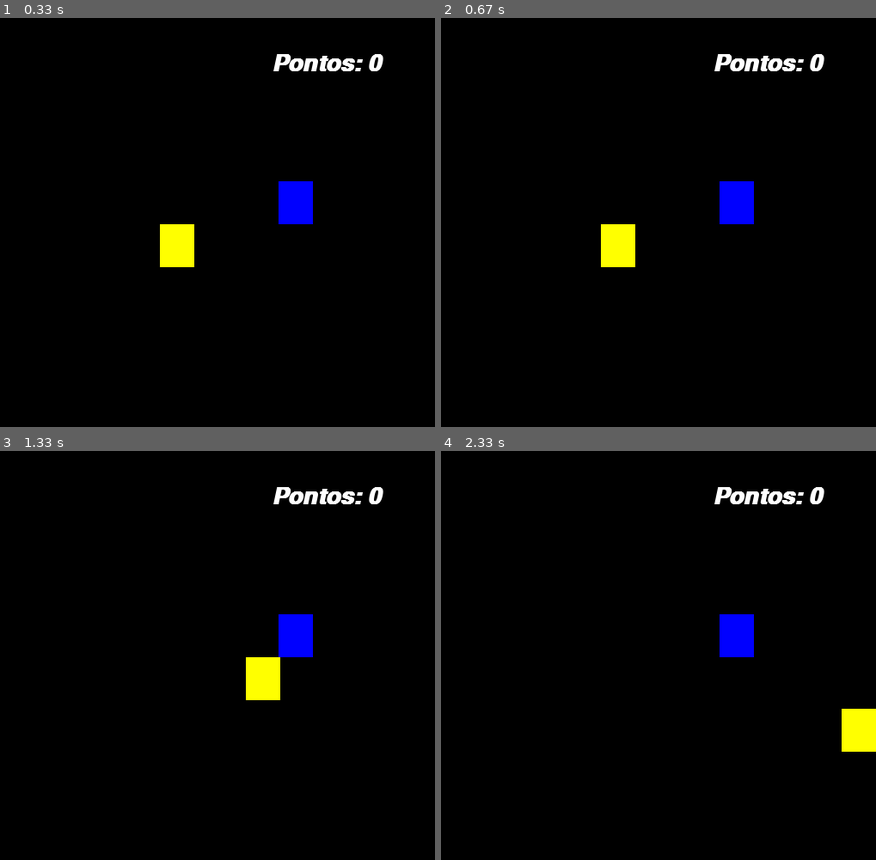
Above: before the commit, frames 1-4 (two rows, left to right).
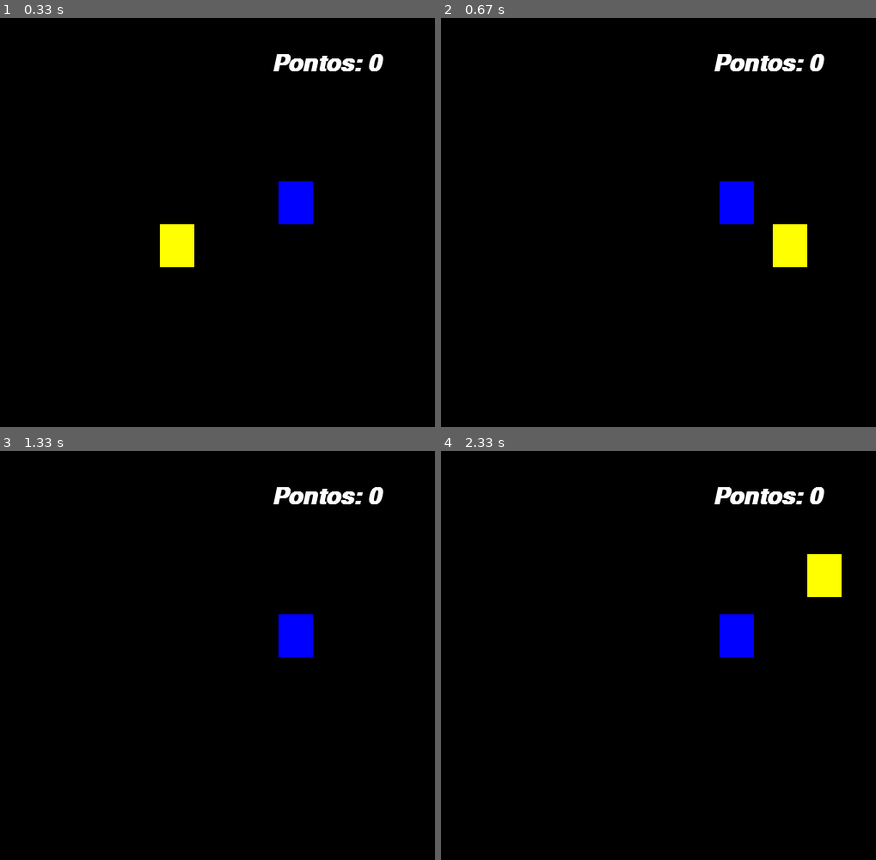
Above: after the commit, the same moments.

Repository: Mand3loriano/pygame
Game: pygame game, started from exemplo/main.py
Two runs of this game, one before a commit and one after it. Both use one fixed random seed, a clock stepped at 60 frames per second and the inputs below.
Inputs:
- Up to frame 1 (0.33 s): no input
- Up to frame 2 (0.67 s): hold Right from 0.33 s (still down)
- Up to frame 3 (1.33 s): release Right at 0.8 s; hold Up 0.83-1.13 s; hold D from 1.17 s (still down)
- Up to frame 4 (2.33 s): release D at 1.63 s; hold Left 1.67-2.2 s; hold S from 2.23 s (still down)

Frame 1 is identical in both runs. In frame 2, 1.7% of the frame differs, in the area x 36-85%, y 50-61%; in frame 3, 0.8%; in frame 4, 1.7%.

Commit message:
Update main.py

Diff:
--- a/exemplo/main.py
+++ b/exemplo/main.py
@@ -5,8 +5,11 @@
 
 pygame.init()
 
-musica_fundo = pygame.mixer.music.load('musicas/fundo.mp3')
+pygame.mixer.music.set_volume(0.1)
+musica_fundo = pygame.mixer.music.load('fundo.mp3')
+barulho_colisao = pygame.mixer.Sound('colisão.wav')
 pygame.mixer.music.play(-1)
+
 
 largura = 640
 altura = 480
@@ -33,16 +36,19 @@
         if event.type == QUIT:
             pygame.quit()
             exit()
-        '''
         if event.type == KEYDOWN:
-            if event.key == K_a:
-                x = x - 20
-            if event.key == K_d:
-                x = x + 20
-            if event.key == K_w:
-                y = y - 20
-            if event.key == K_s:
-                y = y + 20'''
+          if event.key == K_ESCAPE:
+            pygame.quit()
+            exit()
+
+    if pygame.key.get_pressed()[K_LEFT]:
+        x = x - 20
+    if pygame.key.get_pressed()[K_RIGHT]:
+        x = x + 20
+    if pygame.key.get_pressed()[K_UP]:
+        y = y - 20
+    if pygame.key.get_pressed()[K_DOWN]:
+        y = y + 20
 
     if pygame.key.get_pressed()[K_a]:
         x = x - 20
@@ -60,5 +66,6 @@
         x_azul = randint(40,600)
         y_azul = randint(50,430)
         pontos = pontos + 1
+        barulho_colisao.play()
     tela.blit(texto, (450,40))
     pygame.display.update()
